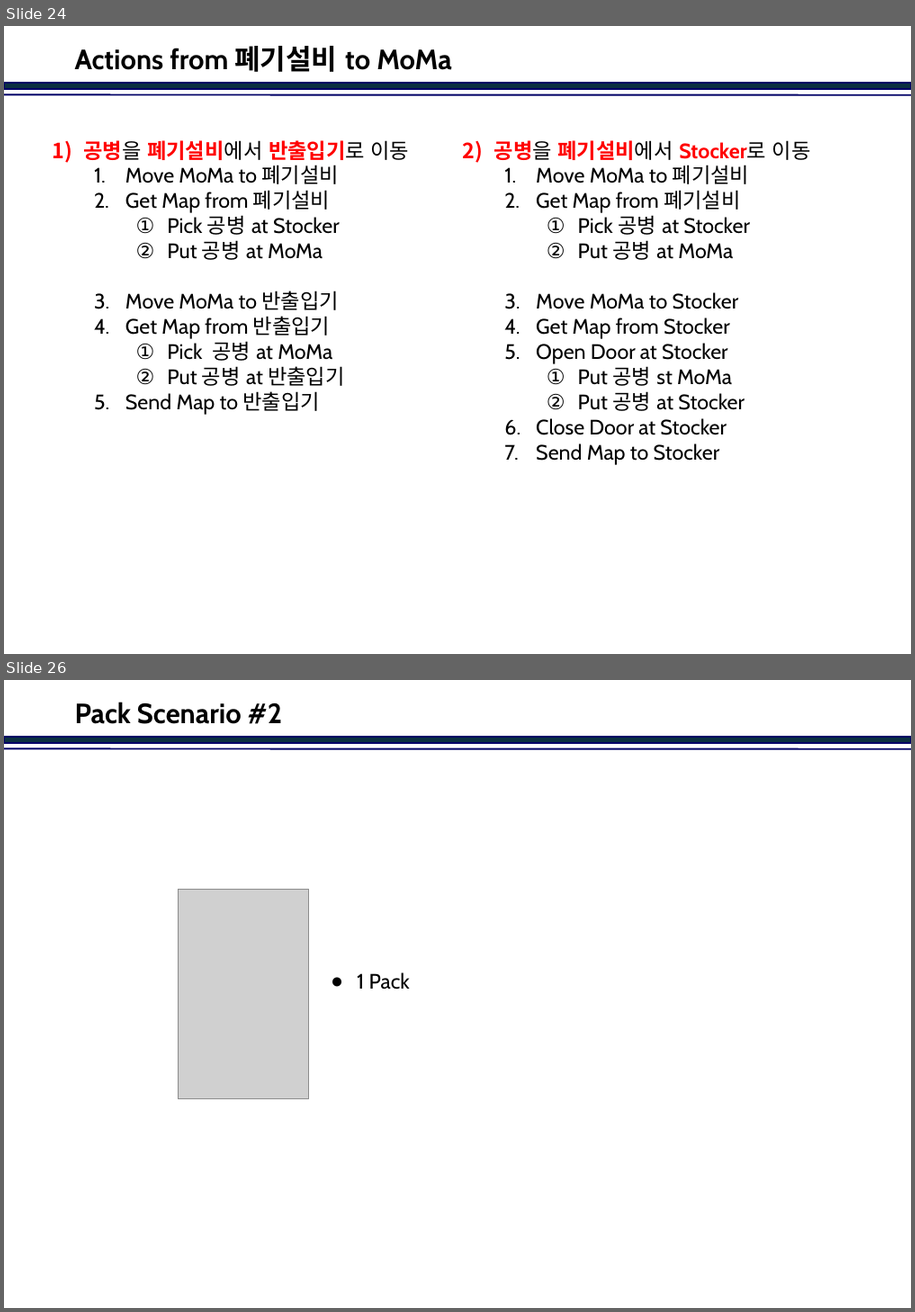
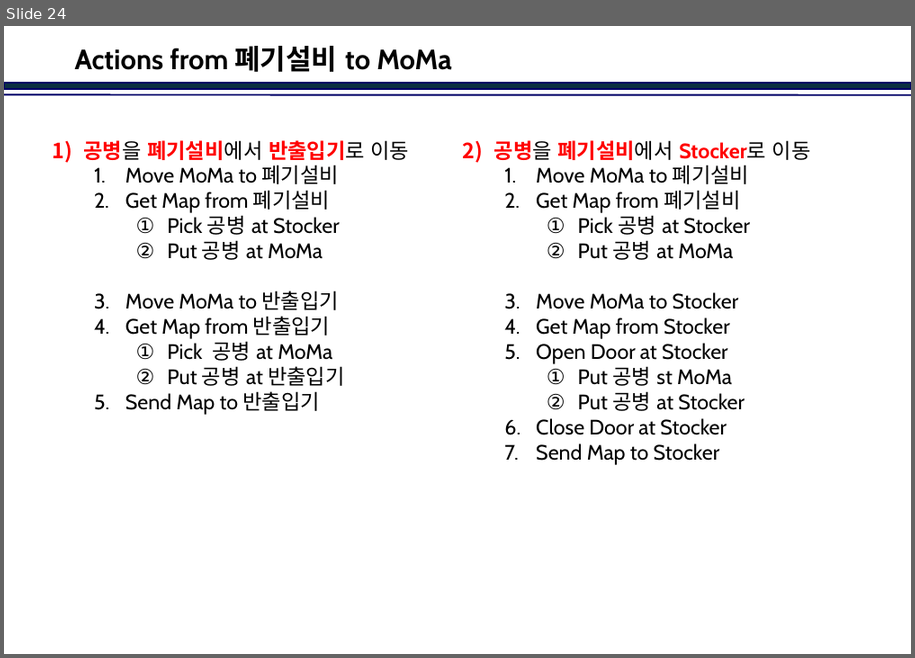
Before and after one commit to jinkabpark/SamickThk_Analysis, a slide deck: 허종원/Travel Scenario.pptx. Shown one above the other, each under a label of ours: slides 24 and 26 before the commit, slide 24 after it; the slides between them are not shown. The pictures are 915x1312 and 915x658 pixels, drawn with LibreOffice and Linux fonts; fonts in the diff are those of the drawing; grey boxes stand for pictures; background and template pictures are left out. Boxes give left, top, right and bottom in pixels: in the first picture for what was removed or moved away, otherwise in the second. Text is boxed around its words. In the diff, an @@ line names an element or a change of style, - is before the commit and + after.

```diff
--- a/허종원/Travel Scenario.pptx
+++ b/허종원/Travel Scenario.pptx
@@ slide 26 removed at (4,680,911,1308), background #FFFFFF; not listed: 2 template elements that a slide beside it also shows @@
@@ title removed at (75,702,282,724) @@
-Pack Scenario #2
@@ picture removed at (179,889,310,1098) @@
@@ text removed at (357,972,410,990) @@
-● 1 Pack
```
Also in this commit, not shown: 2 slides changed, 1 slide added, 2 other slides removed.
